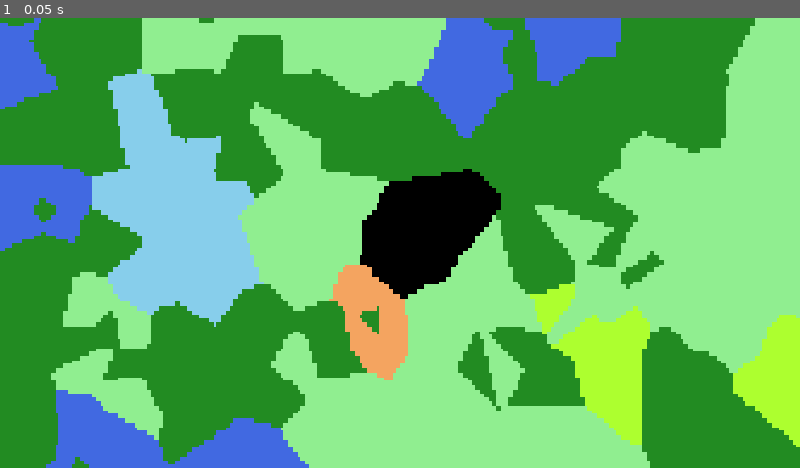
Above: before the commit, frame 1.
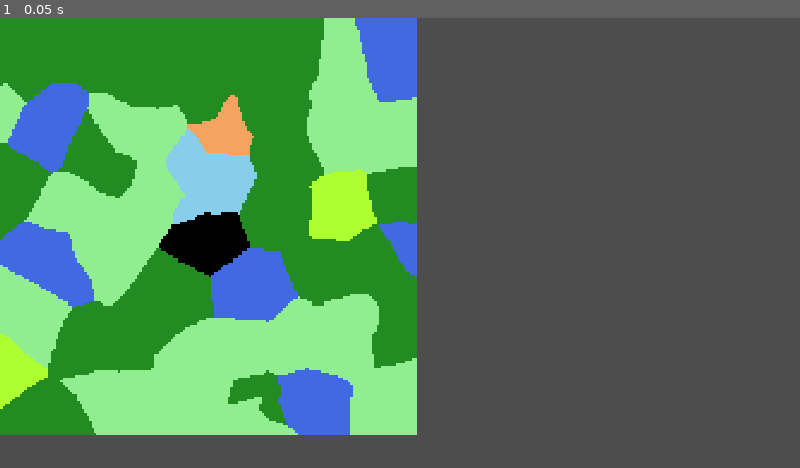
Above: after the commit, the same moment.

Repository: NathanBerglas/ROR-Testing
Game: Godot game, scene res://scenes/BiomeGen/BiomeGen.tscn
The game is run twice, just before and just after one commit, with the same random seed, the same clock (stepped at 60 frames per second) and the same inputs. This scene is started directly instead of the project's main scene.
Inputs:
- Up to frame 1 (0.05 s): no input

The runs differ from the first frame. In frame 1, 87% of the frame differs, in the area x 0-100%, y 0-100%.

Commit message:
Added some scaling to world gen code

Diff:
--- a/balancing/gen.json
+++ b/balancing/gen.json
@@ -1,6 +1,6 @@
 {
 	"x-resolution": 1920,
-	"x-resolution": 1080,
+	"y-resolution": 1080,
 	"features": [
 		{
 			"name": "origin",
--- a/scripts/BiomeGen/JacobsBiomeGen.gd
+++ /dev/null
@@ -1,85 +0,0 @@
-extends MeshInstance2D
-
-@export var QUAD_WIDTH = 5
-@export var QUAD_HEIGHT = 5
-@export var ROWS = 108
-@export var COLS = 192
-
-@export var x_0 = COLS/2 # Define the colour origin
-@export var y_0 = ROWS/2 # Defaults to the centre
-@export var COLOUR_MUTATION = 8
-
-func _ready():
-	if Engine.is_editor_hint():
-		return
-	_generate_mesh()
-#Hi Jacob
-@export var regenerate: bool:
-	set(value):
-		if value:
-			_generate_mesh()
-			regenerate = false  # reset the toggle
-
-func _generate_mesh():
-	var mesh = ArrayMesh.new()
-	var arrays = []
-
-	var vertices = PackedVector2Array()
-	var colors = PackedColorArray()
-	var indices = PackedInt32Array()
-
-	for row in ROWS:
-		for col in COLS:
-			var x = col * QUAD_WIDTH
-			var y = row * QUAD_HEIGHT
-
-			var i = vertices.size()  # index of first vertex in this quad
-
-			# Define the 4 vertices of the quad (clockwise or CCW)
-			vertices.push_back(Vector2(x, y))
-			vertices.push_back(Vector2(x + QUAD_WIDTH, y))
-			vertices.push_back(Vector2(x + QUAD_WIDTH, y + QUAD_HEIGHT))
-			vertices.push_back(Vector2(x, y + QUAD_HEIGHT))
-
-			# Generate a random color for the whole quad
-			var color = Color.BLACK
-			colors.append_array([color, color, color, color])
-			# Define two triangles (quad = 2 triangles)
-			indices.append_array([i, i + 1, i + 2, i, i + 2, i + 3])
-
-	var visited = 0
-	var layer = 0
-	var x = x_0
-	var y = y_0
-	var origin_color = Color.AQUAMARINE
-	colors[(y_0*COLS + x_0)*4] = origin_color # Set the colour of this cell
-	colors[(y_0*COLS + x_0)*4+1] = origin_color
-	colors[(y_0*COLS + x_0)*4+2] = origin_color
-	colors[(y_0*COLS + x_0)*4+3] = origin_color
-
-	var offset = [Vector2i(1,0),Vector2i(0,1),Vector2i(-1,0),Vector2i(0,-1)]
-	while (layer < min(floor(ROWS/2.), floor(ROWS/2.))):
-		for i in range(4): # In four directions: right, down, left, up
-			for j in range(layer*2): # Step layer * 2 times
-				var distance_to_origin = sqrt(pow(x-x_0,2)+pow(y-y_0,2))
-				var color = Color.from_rgba8(0,distance_to_origin * 255 / sqrt(pow(x_0,2)+pow(y_0,2)),0) # Scaled off distance
-				colors[(y*COLS + x)*4] = color # Set the colour of this cell
-				colors[(y*COLS + x)*4+1] = color
-				colors[(y*COLS + x)*4+2] = color
-				colors[(y*COLS + x)*4+3] = color
-				x += offset[i].x
-				y += offset[i].y
-				visited += 1
-			# Is at a corner
-		# Is now in the top left corner
-		x -= 1 # Goes up and to the left to the next layer
-		y -= 1
-		layer += 1 # Increases layer count for while loop, and to track required steps
-
-	arrays.resize(Mesh.ARRAY_MAX)
-	arrays[Mesh.ARRAY_VERTEX] = vertices
-	arrays[Mesh.ARRAY_COLOR] = colors
-	arrays[Mesh.ARRAY_INDEX] = indices
-
-	mesh.add_surface_from_arrays(Mesh.PRIMITIVE_TRIANGLES, arrays)
-	self.mesh = mesh
--- a/scripts/BiomeGen/NatesBiomeGen.gd
+++ b/scripts/BiomeGen/NatesBiomeGen.gd
@@ -1,22 +1,14 @@
 extends MeshInstance2D
 
-@export var QUAD_WIDTH = 10
-@export var QUAD_HEIGHT = 10
-@export var ROWS = 108
-@export var COLS = 192
-
-@export var x_0 = COLS/2 # Define the colour origin
-@export var y_0 = ROWS/2 # Defaults to the centre
-@export var starting_area = 10
+@export var SCREEN_RESOLUTION = Vector2(1000,1000)
+@export var TILES_ALONG_X = 300
+
 @export var min_distance = 15 # Minimum distance one biome can be from another
 @export var gen_data = JSON
 
 const max_poisson_attempts_1d = 100
 const max_poisson_attempts_2d = 100
 const sphere_packing_constant = 0.8
-
-# FOR DEBUGGING
-#@export var target: PackedScene
 
 func _sigmoid(x):
 	var SIG_SCALE = 1./10. # Scales how fast sigmoid noramlizes
@@ -63,7 +55,7 @@
 				points.push_back(x)
 				break
 			if (attempt == max_poisson_attempts_1d):
-				print("Timed out!")
+				print("Biome Gen Timed out! 1d")
 	#print(Time.get_ticks_usec() - start_time, " microseconds passed") # Debugging
 	return points
 
@@ -112,7 +104,7 @@
 				points.push_back(x)
 				break
 			if (attempt == max_poisson_attempts_1d-1):
-				print("Timed out!")
+				print("Biome Gen Timed out 2d!")
 	#print(Time.get_ticks_usec() - start_time, " microseconds passed") # Debugging
 	return points
 
@@ -147,8 +139,10 @@
 	var indices = PackedInt32Array()
 
 	# Map size
+	var cols = TILES_ALONG_X
+	var rows = cols * SCREEN_RESOLUTION.y / SCREEN_RESOLUTION.x
 	var M_TopLeft = Vector2(0,0)
-	var M_BottomRight = Vector2(COLS, ROWS)
+	var M_BottomRight = Vector2(cols, rows)
 	var points = PackedVector3Array() # (x, y, feature index)
 	var major_points = PackedVector3Array() # (x,y, feature index), only for major occurences
 
@@ -168,10 +162,20 @@
 		sub_occurences.append(feature["sub_occurences"])  # already an Array
 		sizes.append(feature["sizes"])  # already an Array
 
+	var gen_screen_resolution = Vector2(json_received["x-resolution"], json_received["y-resolution"])
+	var quad_width = SCREEN_RESOLUTION.x / cols
+	var quad_height = SCREEN_RESOLUTION.y / rows
+
+	# Scaled based on desired resolution
+	for size in sizes:
+		for length in size:
+			length *= SCREEN_RESOLUTION.dot(SCREEN_RESOLUTION) / gen_screen_resolution.dot(gen_screen_resolution)
+
+
 	var number_of_features = 0
 	for f in features.size():
 		number_of_features += occurences[f]
-	var point_coords = _poisson_dd_2d(Vector2(0,0), Vector2(COLS,ROWS), number_of_features, 1)
+	var point_coords = _poisson_dd_2d(Vector2(0,0), Vector2(cols,rows), number_of_features, 1)
 	var p_index = 0
 
 	for f in features.size():
@@ -202,31 +206,31 @@
 					stack.append([new_point, depth])
 
 	# Generates mesh
-	for row in ROWS:
-		for col in COLS:
-			var x = col * QUAD_WIDTH
-			var y = row * QUAD_HEIGHT
+	print(rows)
+	print(cols)
+	for row in rows:
+		for col in cols:
+			var x = col * quad_width
+			var y = row * quad_height
 
 			var i = vertices.size()  # index of first vertex in this quad
 
 			# Define the 4 vertices of the quad (clockwise or CCW)
 			vertices.push_back(Vector2(x, y))
-			vertices.push_back(Vector2(x + QUAD_WIDTH, y))
-			vertices.push_back(Vector2(x + QUAD_WIDTH, y + QUAD_HEIGHT))
-			vertices.push_back(Vector2(x, y + QUAD_HEIGHT))
+			vertices.push_back(Vector2(x + quad_width, y))
+			vertices.push_back(Vector2(x + quad_width, y + quad_height))
+			vertices.push_back(Vector2(x, y + quad_height))
 
 			# Calculate the closest feature to this point
 			var closest_feature = Vector2(-1, -1) # distance squared, feature id
 			for p in points:
-				var distance = pow(col-p.x,2) + pow(row-p.y,2) # Calculate distance squared
+				var distance = (col-p.x) * (col-p.x) + (row-p.y) * (row-p.y) # Calculate distance squared
 				if ((closest_feature.x == -1) or (distance < closest_feature.x)): # New closest feature
 					closest_feature = Vector2(distance,p.z)
 
 			# Generate the color for the whole quad
 			var color = Color.WHITE
-			if (pow(col-x_0,2) + pow(row-y_0,2) < pow(starting_area,2)): # Force starting area
-				color = Color.BLACK
-			elif (closest_feature.y == 0): # Origin
+			if (closest_feature.y == 0): # Origin
 				color = Color.BLACK
 			elif (closest_feature.y == 1): # Forest
 				color = Color.FOREST_GREEN
--- a/scripts/Buildings/money_farm.gd
+++ b/scripts/Buildings/money_farm.gd
@@ -6,8 +6,8 @@
 
 
 
-func _ready(): #I EXIST!
-	if !self.fake: print("Farm ready to grow food!")
+#func _ready():
+	#if !self.fake: print("Farm ready to grow food!")
 
 
 
--- a/scripts/main.gd
+++ b/scripts/main.gd
@@ -1,6 +1,4 @@
 extends Node
-
-
 
 func _ready():
 	$MeepleControl.teammates.push_back($BuildingControl)
Not shown, removed: scripts/BiomeGen/JacobsBiomeGen.gd.uid
